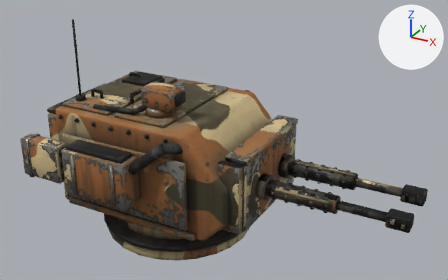
A saved change to the glTF model game/models/turrets/turret_grach_t3.glb.
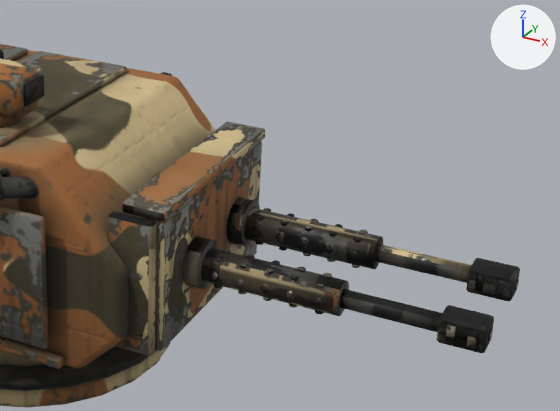
There are two pictures of each version: one whole from a 50 mm lens placed at (1.542, -2.417, 1.739), pointed at (0.219, -0.011, 0.535), one close up on the part from 36% to 100% of the width and 19% to 94% of the height. The axes (+X, +Y, +Z) are drawn at upper right. The lights are the same throughout. The older version's two pictures come first. Where no turn or scale is listed for an object, it has been applied to the vertices. Vertices at exactly the same position are counted once.

The scene before the commit, as lines of its bpy script (objects in view):
```python
me_cube_021 = bpy.data.meshes.new('Cube.021')
me_cube_021.from_pydata(...)  # 1424 vertices, 2536 faces; spans x 0.011..0.827, y -0.305..0.305, z -0.168..0.193
me_cube_021.materials.append(mat_turret_paint_guns)
me_cylinder = bpy.data.meshes.new('Cylinder')
me_cylinder.from_pydata(...)  # 1744 vertices, 3164 faces; spans x -0.701..0.403, y -0.521..0.521, z 0.0..1.086
me_cylinder.materials.append(mat_turret_paint)
ob_guns = bpy.data.objects.new('guns', me_cube_021)
ob_guns.location = (0.336, 0.0, 0.403)
ob_turret_light_t3 = bpy.data.objects.new('turret_light_t3', me_cylinder)
ob_turret_light_t3.location = (0.0, 0.0, 0.0)
```
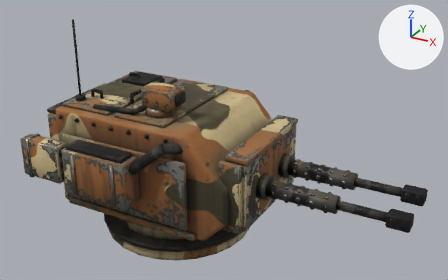
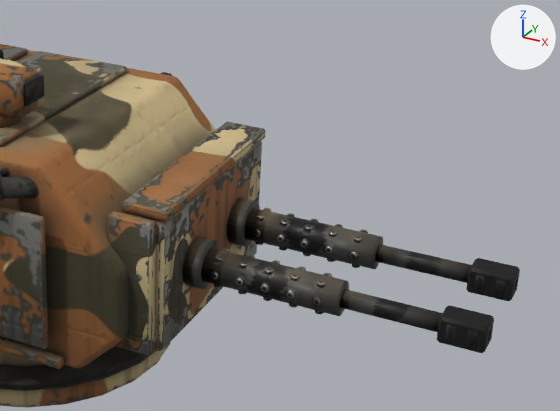
Where the change shows, as pixel boxes [x1, y1, x2, y2] in the close-ups (560 x 411 px; the box of a moved part takes in the faces that stretch with it):
```json
{"part": 1, "of": "me_cube_021", "change": "moved or reshaped", "before": [437, 258, 520, 353], "after": [437, 258, 520, 353]}
{"part": 2, "of": "me_cube_021", "change": "surface changed", "before": [108, 198, 517, 356], "after": [108, 198, 517, 356]}
```

Edits to the scene script, one JSON object a line:
```json
{"block": "me_cube_021", "where": "# used by ob_guns; location = (0.336, 0.0, 0.403)"}
{"op": "remove", "block": "me_cube_021", "code": "me_cube_021.from_pydata(...)  # 1424 vertices, 2536 faces; spans x 0.011..0.827, y -0.305..0.305, z -0.168..0.193"}
{"op": "add", "block": "me_cube_021", "code": "me_cube_021.from_pydata(...)  # 1440 vertices, 2576 faces; spans x 0.011..0.823, y -0.305..0.305, z -0.168..0.193"}
{"block": "me_cube_021", "change": "me_cube_021 part 1"}
{"block": "me_cube_021", "change": "56 vertices are removed from x 0.822..0.827, y -0.152..0.152, z -0.026..0.026"}
{"block": "me_cube_021", "change": "116 faces are deleted"}
{"block": "me_cube_021", "change": "6 vertices in x 0.722..0.818, y -0.157..0.157, z -0.026 move by (0.0, 0.0, 0.001)"}
{"block": "me_cube_021", "change": "4 vertices in x 0.727, y -0.095..0.095, z -0.031..0.031 move by (0.001, 0.0, 0.0)"}
{"block": "me_cube_021", "change": "4 vertices in x 0.727, y -0.157..0.157, z -0.026 move by (0.001, 0.0, 0.001)"}
{"block": "me_cube_021", "change": "8 vertices move from x 0.722..0.818, y -0.152..0.152, z -0.031..0.031 to x 0.722..0.818, y -0.151..0.151, z -0.031..0.031"}
{"block": "me_cube_021", "change": "40 vertices are added at x 0.81..0.823, y -0.151..0.151, z -0.025..0.025"}
{"block": "me_cube_021", "change": "32 new vertices lie (0.013, 0.0, 0.0) away from vertices in x 0.81, y -0.137..0.137, z -0.013..0.013"}
{"block": "me_cube_021", "change": "156 new faces join them"}
{"block": "me_cube_021", "change": "me_cube_021 part 2: 2217 kept faces spanning x 0.011..0.818, y -0.305..0.305, z -0.168..0.193 get new texture (UV) coordinates"}
```
